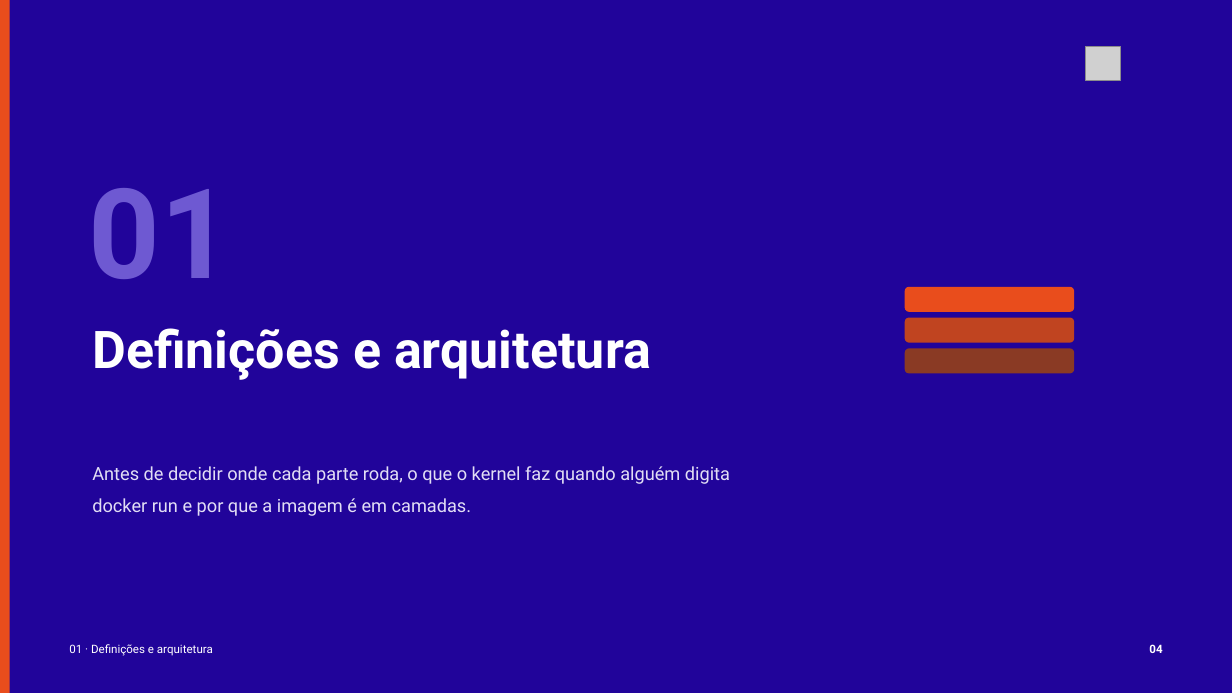
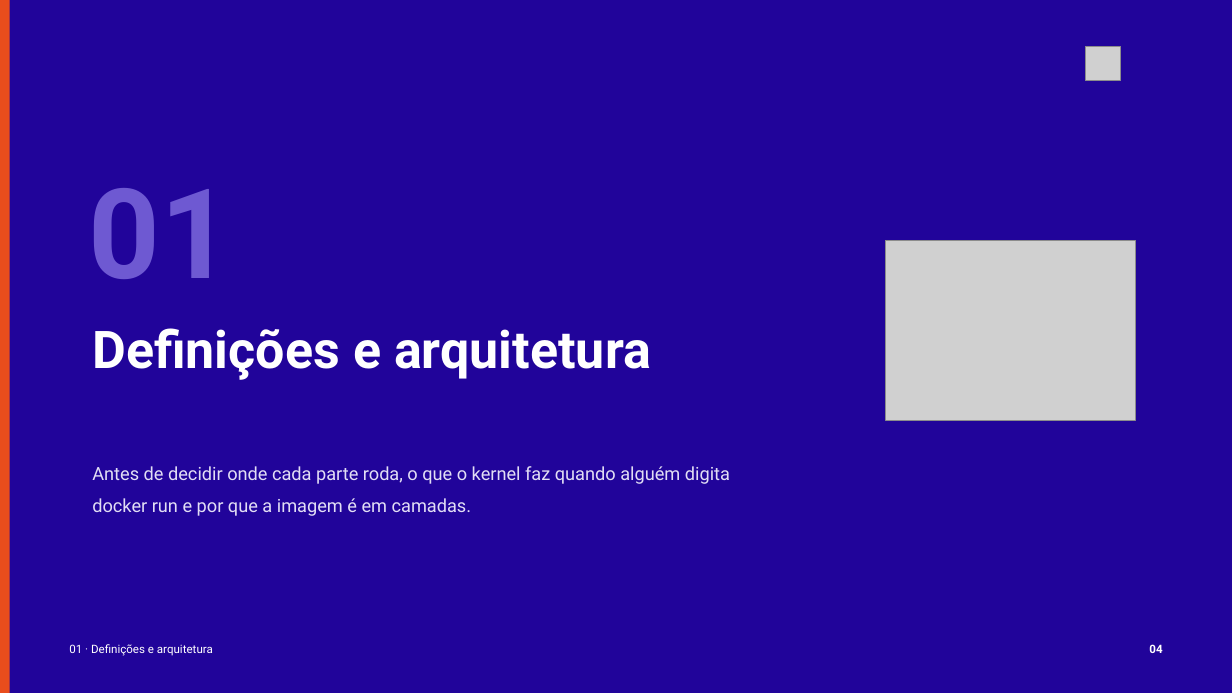
Before and after one commit to tcpassos/invite-app, a slide deck: slide 4 of trabalhos/T1-Docker-Invite-People.pptx. Drawn at 1232x693 pixels with LibreOffice and Linux fonts; fonts in the diff are those of the drawing; grey boxes stand for pictures. Boxes give left, top, right and bottom in pixels: in the first picture for what was removed or moved away, otherwise in the second. Text is boxed around its words. In the diff, an @@ line names an element or a change of style, - is before the commit and + after.

```diff
--- a/trabalhos/T1-Docker-Invite-People.pptx
+++ b/trabalhos/T1-Docker-Invite-People.pptx
@@ picture added at bbox=[885, 240, 1136, 420] @@
@@ rounded rectangle removed at bbox=[905, 287, 1074, 311] @@
@@ rounded rectangle removed at bbox=[905, 318, 1074, 343] @@
@@ rounded rectangle removed at bbox=[905, 348, 1074, 373] @@
```
Also in this commit, not shown: 3 other slides changed, 6 other files.
